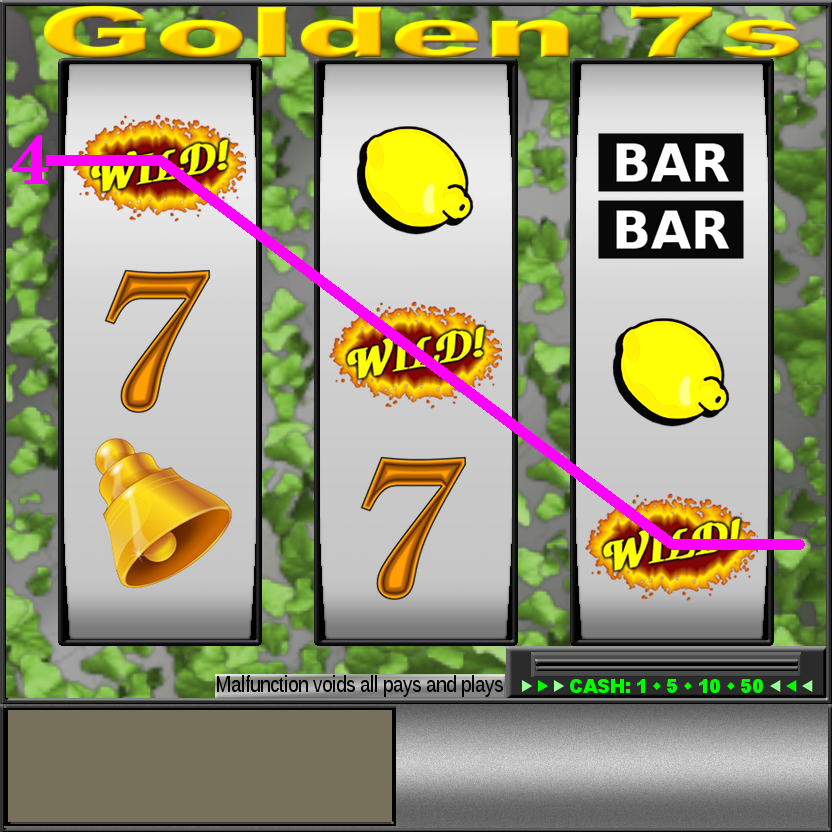
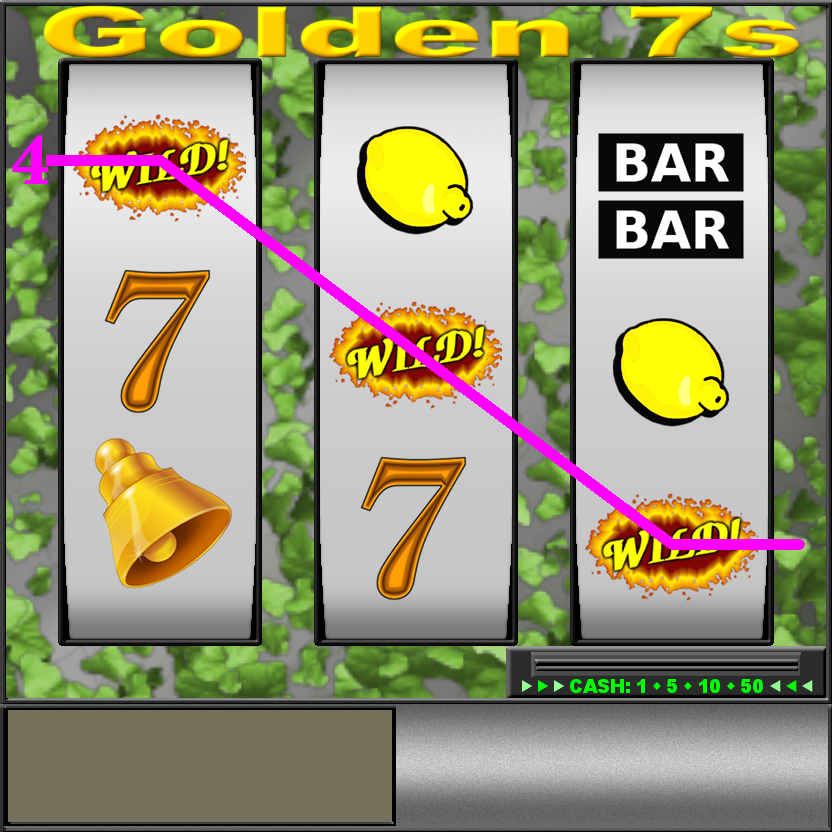
Layer changes from the first 832 × 832 image to the second:
removed group "Malfunction label" (2 layers) over [215, 674, 505, 698]
removed layer "Malfunction voids all pays and..." from group "Malfunction label" over [217, 675, 503, 697]
removed layer "Pasted Layer #2" from group "Malfunction label" over [215, 674, 505, 698]
